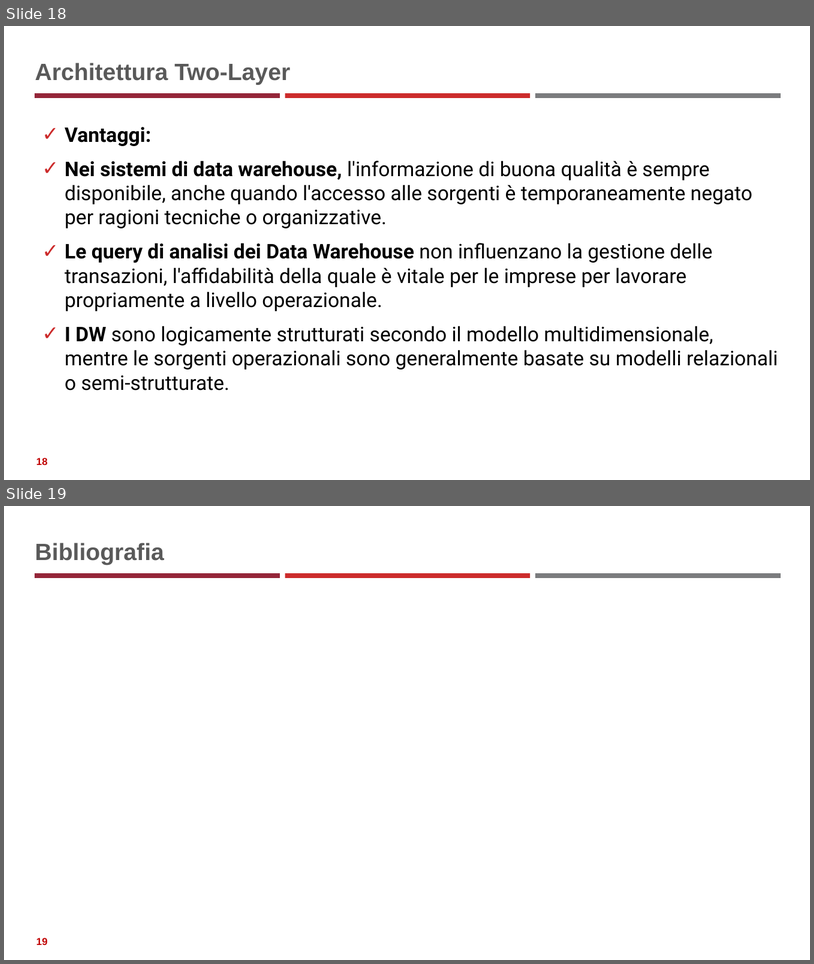
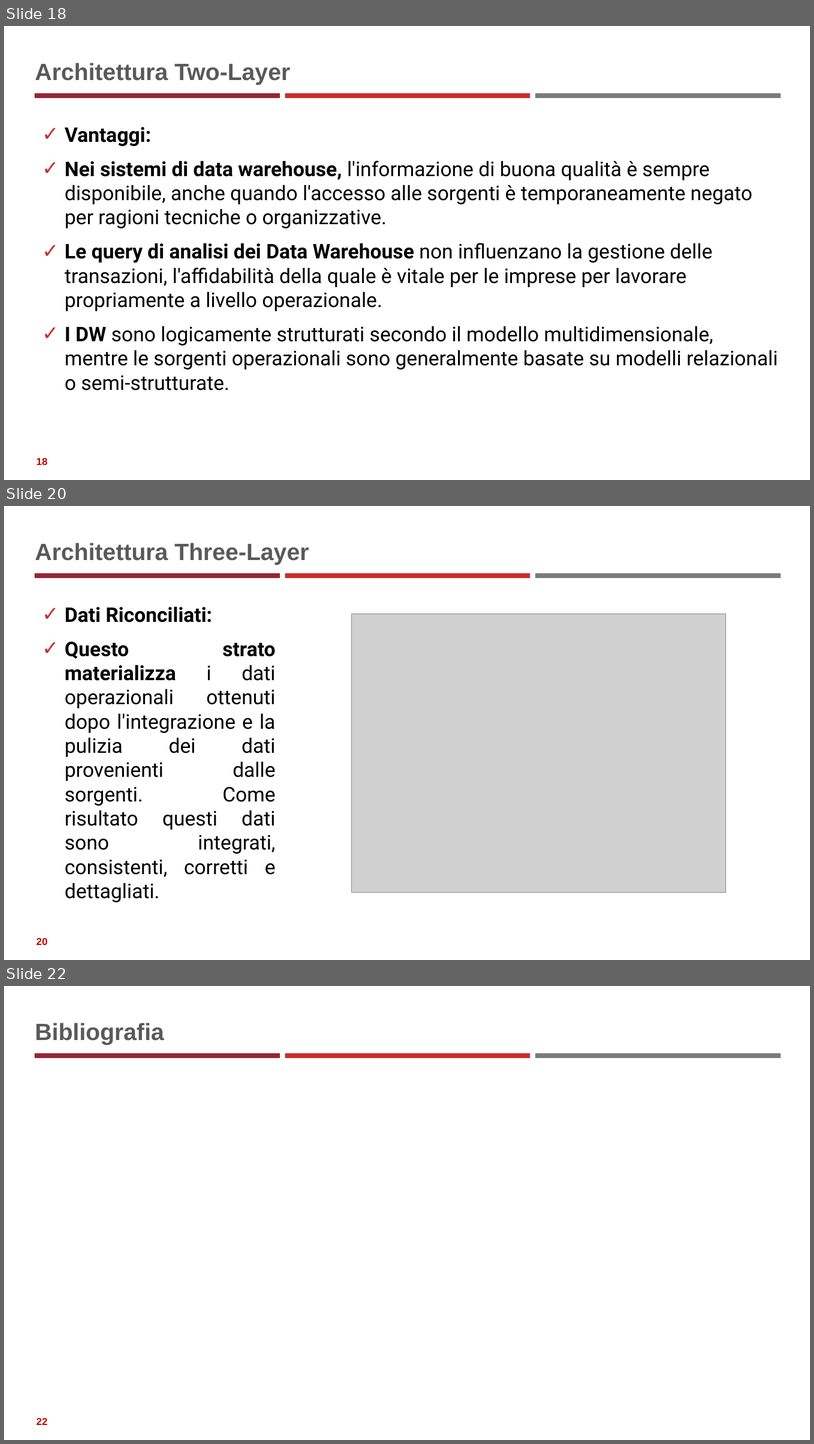
Before and after one commit to neural1977/data_science_interview_material, a slide deck: Datawarehousing.pptx. Shown one above the other, each under a label of ours: slides 18 and 19 before the commit, slides 18, 20 and 22 after it; the slides between them are not shown. The pictures are 814x964 and 814x1444 pixels, drawn with LibreOffice and Linux fonts; fonts in the diff are those of the drawing; grey boxes stand for pictures. Boxes give left, top, right and bottom in pixels: in the first picture for what was removed or moved away, otherwise in the second. Text is boxed around its words. In the diff, an @@ line names an element or a change of style, - is before the commit and + after.

```diff
--- a/Datawarehousing.pptx
+++ b/Datawarehousing.pptx
@@ slide 20 added at [4,506,810,960], background #FFFFFF; not listed: 3 template elements that a slide beside it also shows @@
@@ title added at [35,543,309,565], 28 pt, text #595959, bold @@
+Architettura Three-Layer
@@ text added at [65,606,276,902], 24 pt, text #000000 @@
+✓ Dati Riconciliati:
+✓ Questo strato materializza i dati operazionali ottenuti dopo l'integrazione e la pulizia dei dati provenienti dalle sorgenti. Come risultato questi dati sono integrati, consistenti, corretti e dettagliati.
@@ picture added at [351,613,726,892] @@
@@ page number added at [36,937,48,945], 12 pt, text #C00000, bold @@
+20
@@ what was slide 19 is now slide 22 @@
@@ page number at [36,1417,48,1425]: text changed @@
-19
+22
```
Also in this commit, not shown: 2 other slides added, 3 other files.
